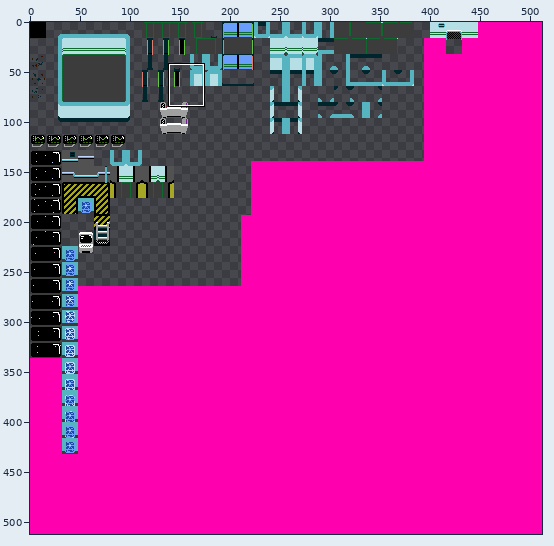
Sprite sheet: Assets/Resources/Sprites/tileset.png. Above: a wide view before the commit, with the close-up outlined.
Close-up. Old version:
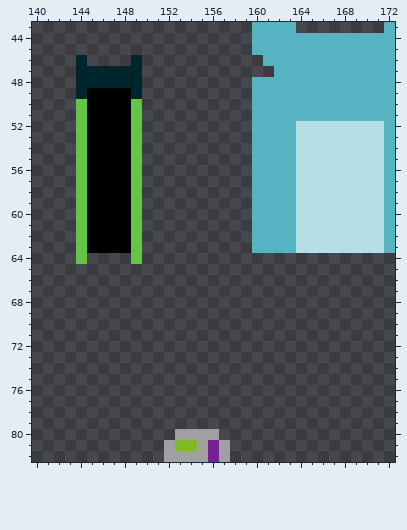
The file is 512x512 pixels. Shown: x 140..172, y 43..82.
And afterwards:
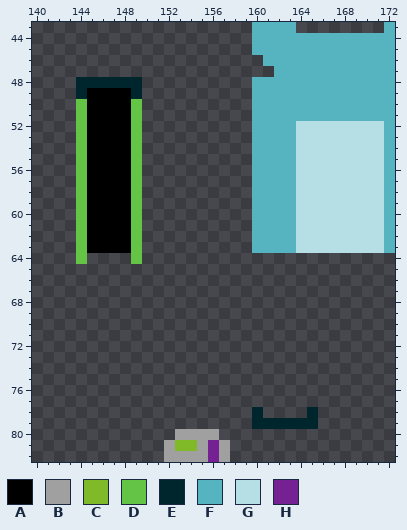
Palette (. is transparent): A #000000  B #a0a0a0  C #81ba28  D #63c446  E #00262d  F #56b3c0  G #b5dfe4  H #752194
The edit:
The author put colour E in row 78 at x 160 and 165; in row 79 at x 160 to 165.
The edit erases colour E in row 46 at x 144 and 149; in row 47 at x 144 to 149.
Pixel boxes of the changes (left, top, right, bottom) in both close-ups:
erased: (76, 55, 142, 77)
added: (252, 407, 318, 429)
